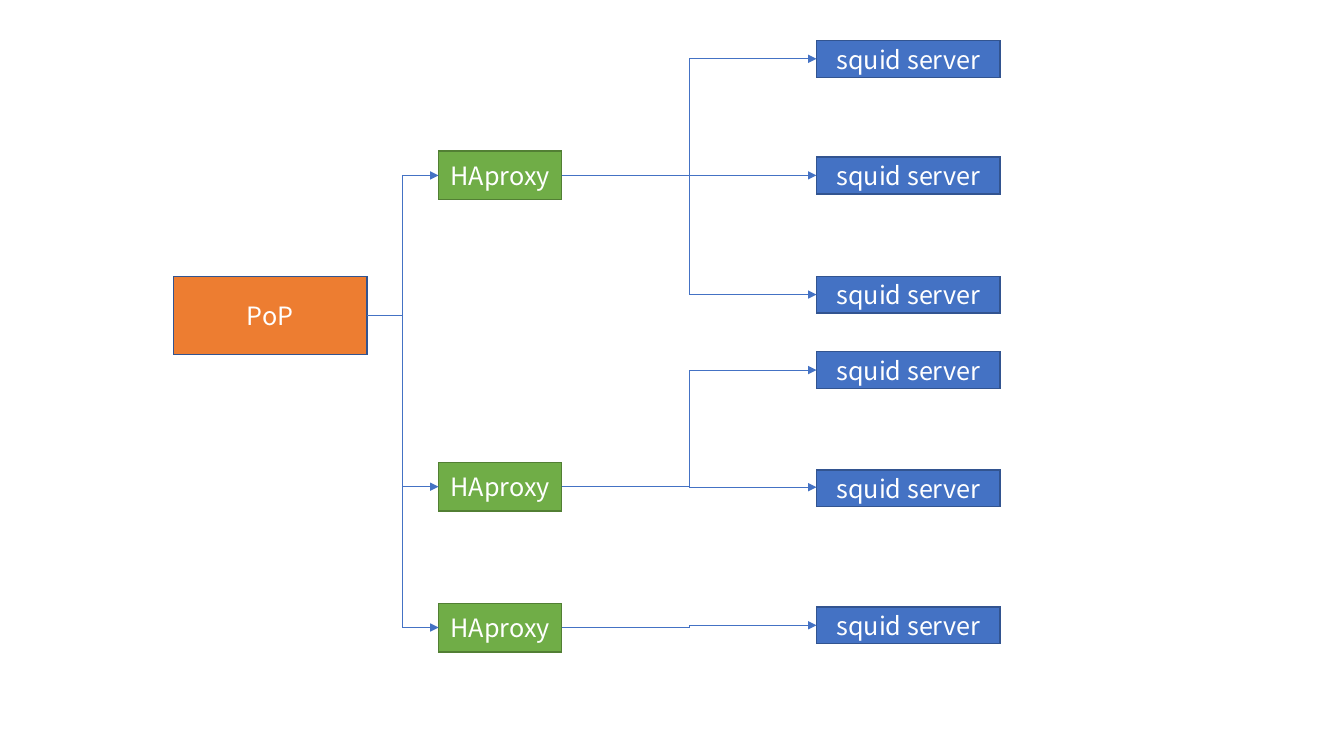
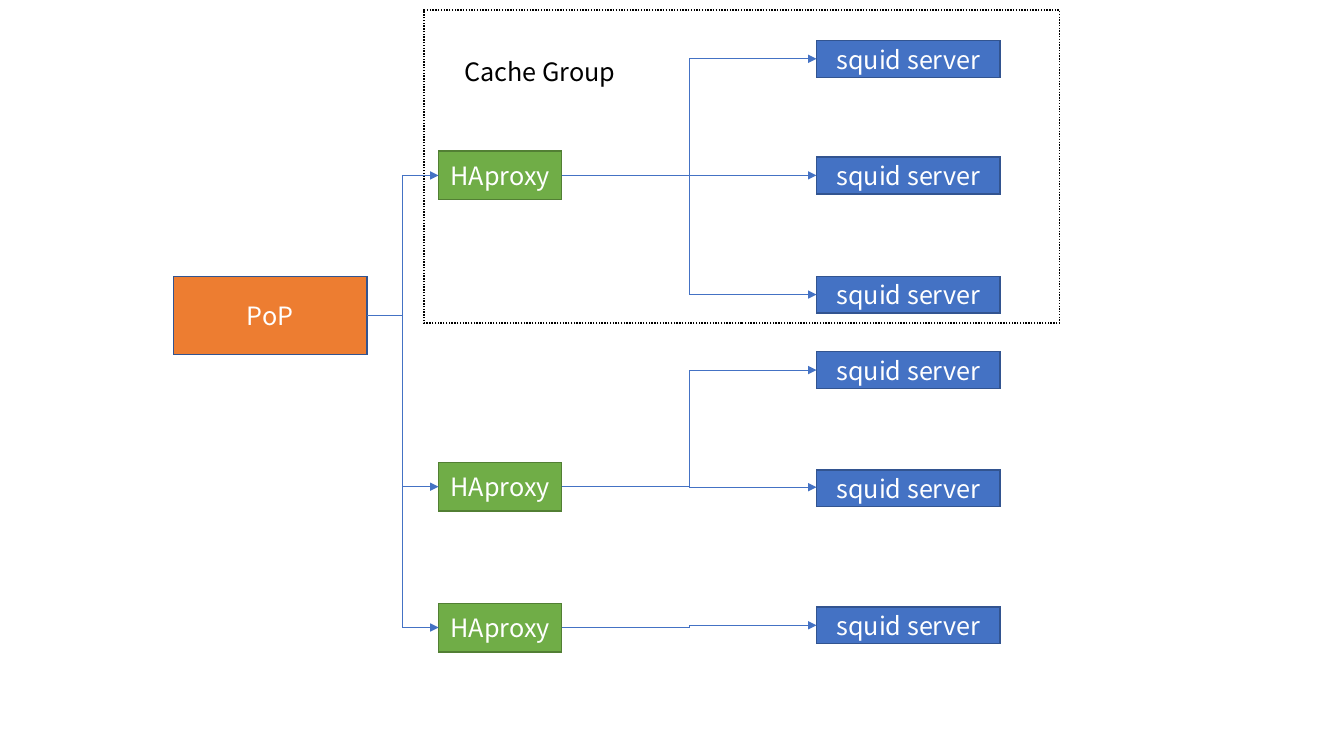
Before and after one commit to ZiyanWu/work, a slide deck: slide 2 of picture.pptx. Drawn at 1344x756 pixels with LibreOffice and Linux fonts; fonts in the diff are those of the drawing. Boxes give left, top, right and bottom in pixels: in the first picture for what was removed or moved away, otherwise in the second. Text is boxed around its words. In the diff, an @@ line names an element or a change of style, - is before the commit and + after.

```diff
--- a/picture.pptx
+++ b/picture.pptx
@@ rectangle added at box(424, 10, 1060, 324), fill #FFFFFF, outline #000000 1 pt dashed @@
@@ text added at box(465, 61, 615, 87), 18 pt, text #000000 @@
+Cache Group
```
Also in this commit, not shown: 11 other files.
